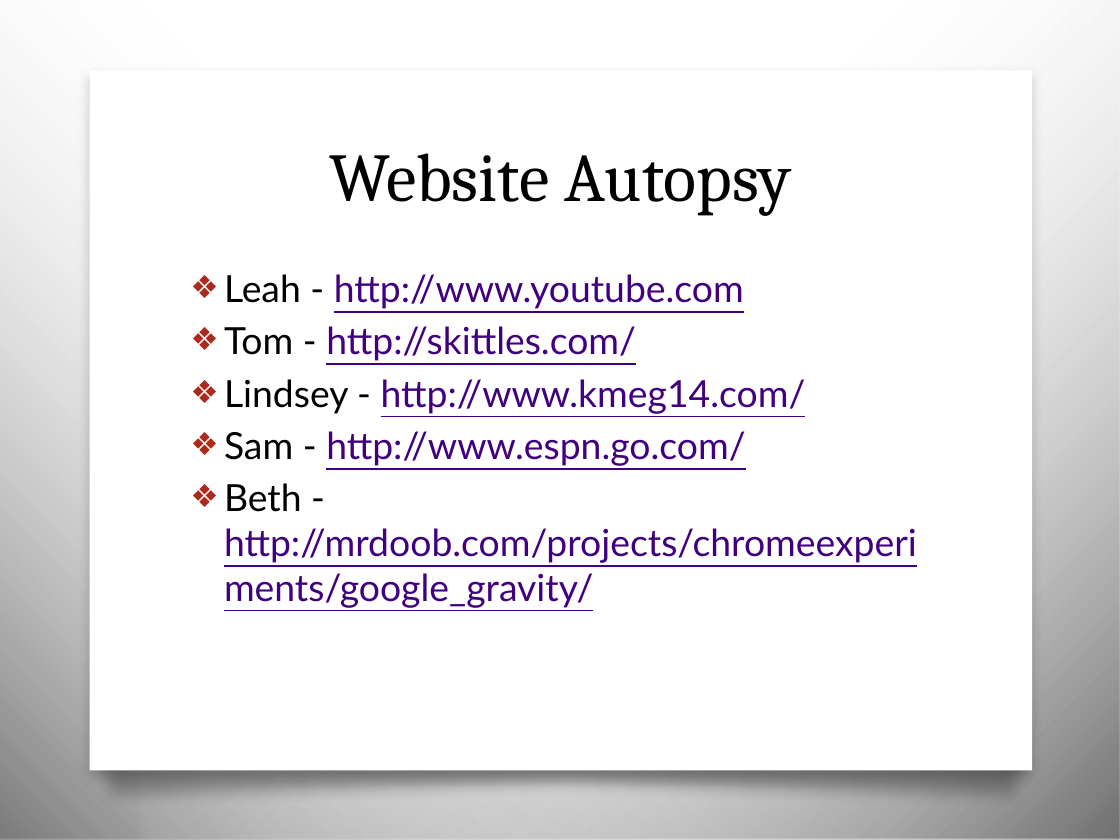
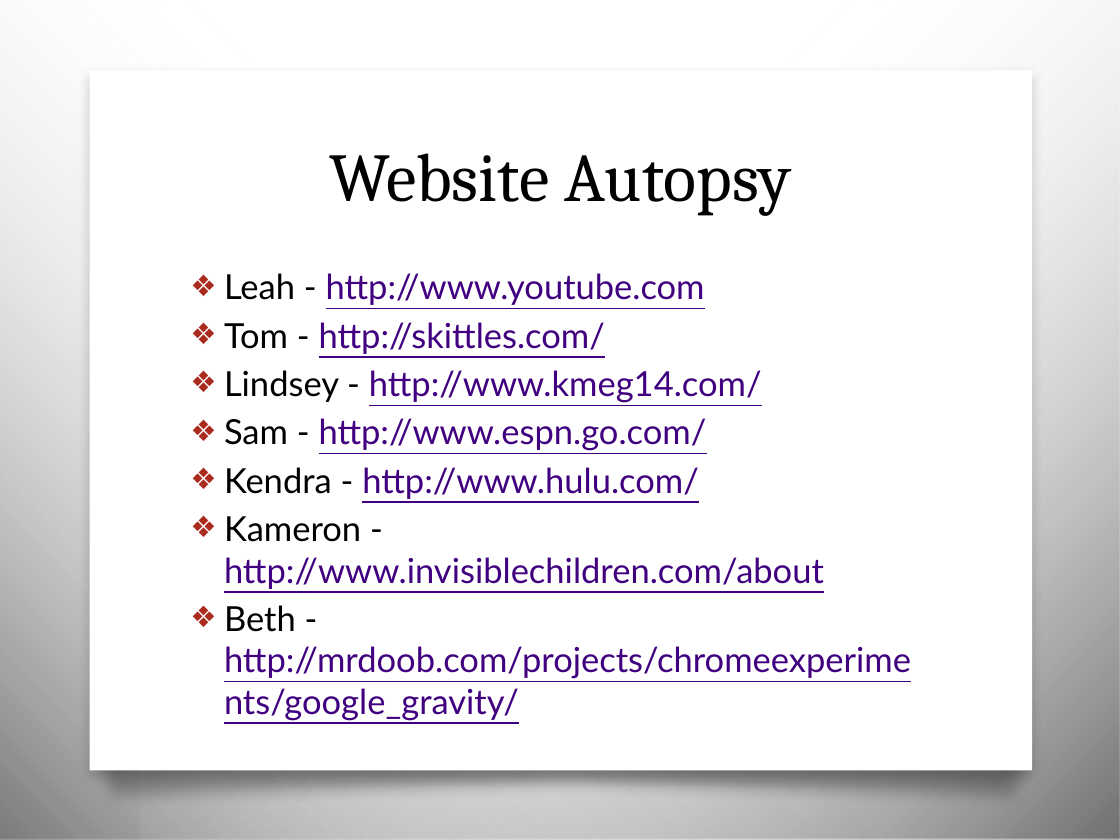
Before and after one commit to awayken/USF-ART329, a slide deck: slide 5 of slides/classtwo/slides.pptx. Drawn at 1120x840 pixels with LibreOffice and Linux fonts; fonts in the diff are those of the drawing; background and template pictures are left out. Boxes give left, top, right and bottom in pixels: in the first picture for what was removed or moved away, otherwise in the second. Text is boxed around its words. In the diff, an @@ line names an element or a change of style, - is before the commit and + after.

Commit message:
Updated to include new autopsy links.

```diff
--- a/slides/classtwo/slides.pptx
+++ b/slides/classtwo/slides.pptx
@@ text at <box>224,273,911,720</box>: size 24 to 22.2 pt in "Leah - http://www.youtube.com", "Tom - http://skittles.com/", "Lindsey - http://www.kmeg14.com/", "Sam - http://www.espn.go.com/" and 1 more places @@
@@ text at <box>224,467,824,589</box>: paragraphs added @@
+❖ Kendra - http://www.hulu.com/
+❖ Kameron - http://www.invisiblechildren.com/about
```
Also in this commit, not shown: 3 other slides changed.
